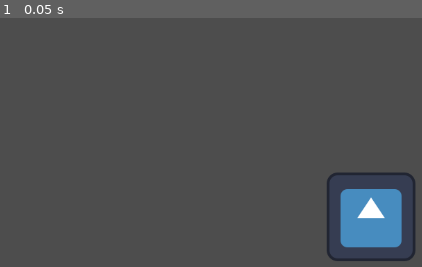
Above: before the commit, frame 1.
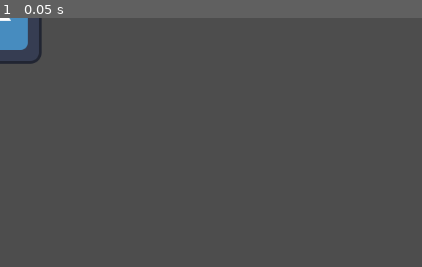
Above: after the commit, the same moment.

Repository: Poppo9/wild-jam-78
Game: Godot game, scene res://scenes/test.tscn
Two runs of this game, one before a commit and one after it. Both use one fixed random seed, a clock stepped at 60 frames per second and the inputs below. The project has no main scene, so this scene is started directly. The engine's default icon, where the game draws it, is replaced by a stand-in: a white triangle on a blue panel in a dark square.
Inputs:
- Up to frame 1 (0.05 s): no input

The runs differ from the first frame. In frame 1, 5.4% of the frame differs, in the area x 0-99%, y 0-98%.

Commit message:
New Commit

Diff:
--- a/scenes/test.tscn
+++ b/scenes/test.tscn
@@ -3,5 +3,5 @@
 [ext_resource type="Texture2D" uid="uid://chbm4mkx0sipm" path="res://icon.svg" id="1_ub5kj"]
 
 [node name="Icon" type="Sprite2D"]
-position = Vector2(535, 287)
+position = Vector2(-4, 2)
 texture = ExtResource("1_ub5kj")
